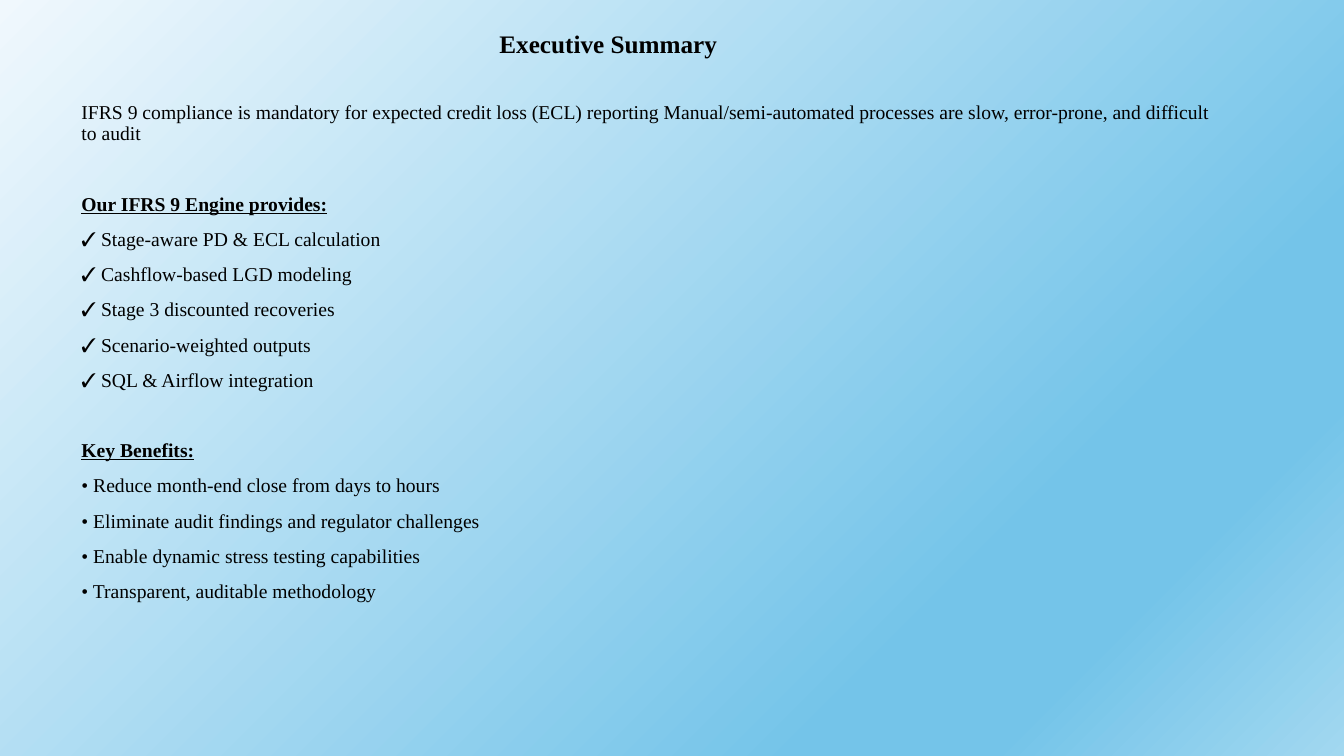
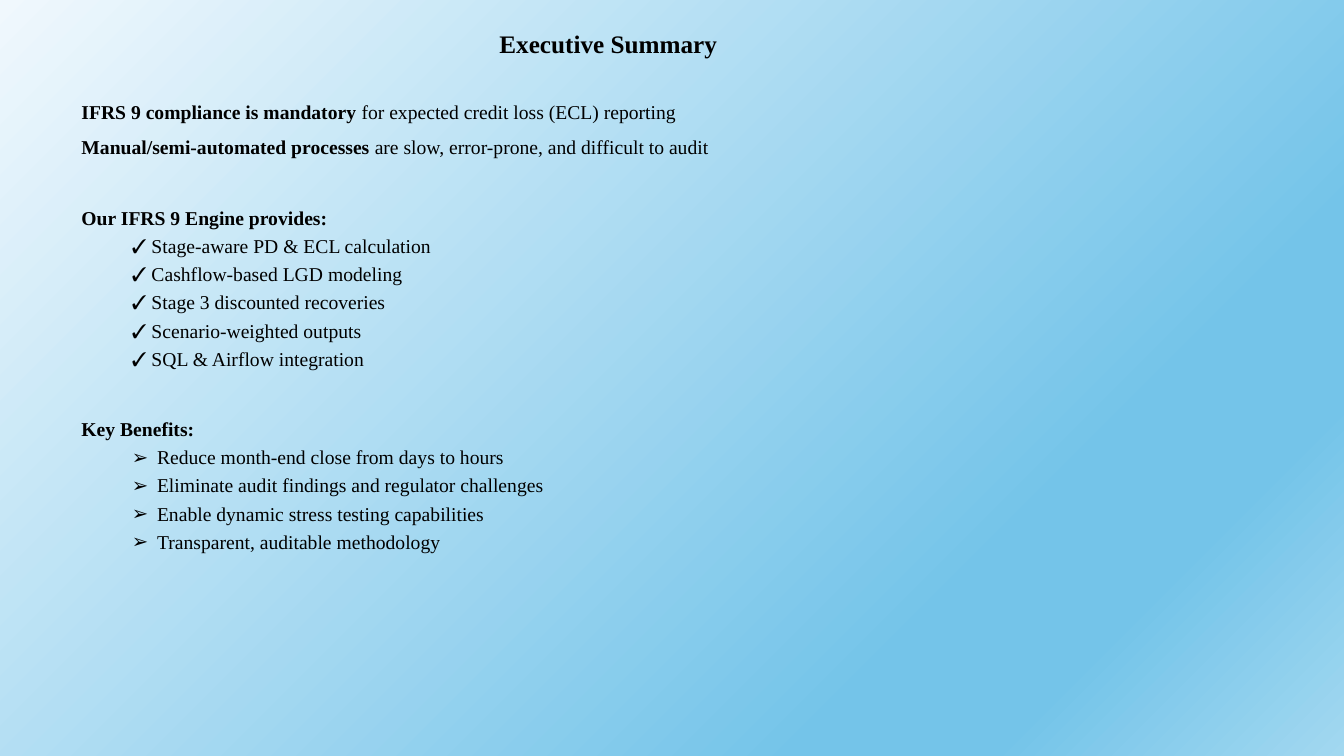
Before and after one commit to sampathkore4444/IFRS9-Engine, a slide deck: slide 2 of IFRS Engine.pptx. Drawn at 1344x756 pixels with LibreOffice and Linux fonts; fonts in the diff are those of the drawing. Boxes give left, top, right and bottom in pixels: in the first picture for what was removed or moved away, otherwise in the second. Text is boxed around its words. In the diff, an @@ line names an element or a change of style, - is before the commit and + after.

Commit message:
modified ppt slides

```diff
--- a/IFRS Engine.pptx
+++ b/IFRS Engine.pptx
@@ text at [81,105,708,159]: text changed @@
-IFRS 9 compliance is mandatory for expected credit loss (ECL) reporting Manual/semi-automated processes are slow, error-prone, and difficult to audit
+IFRS 9 compliance is mandatory for expected credit loss (ECL) reporting
+Manual/semi-automated processes are slow, error-prone, and difficult to audit
@@ text at [81,211,431,441]: underline off in "Our IFRS 9 Engine provides:", "Key Benefits:"; list level 1 to 2 in "✓ Stage-aware PD & ECL ..."; list level 1 to 2 in "✓ Cashflow-based LGD modeling"; list level 1 to 2 in "✓ Stage 3 discounted recoveries"; list level 1 to 2 in "✓ Scenario-weighted outputs"; list level 1 to 2 in "✓ SQL & Airflow integration" @@
@@ text at [157,450,543,554]: text changed @@
-• Reduce month-end close from days to hours
-• Eliminate audit findings and regulator challenges
-• Enable dynamic stress testing capabilities
-• Transparent, auditable methodology
+  ➢ Reduce month-end close from days to hours
+  ➢ Eliminate audit findings and regulator challenges
+  ➢ Enable dynamic stress testing capabilities
+  ➢ Transparent, auditable methodology
```
Also in this commit, not shown: 4 other slides changed.
